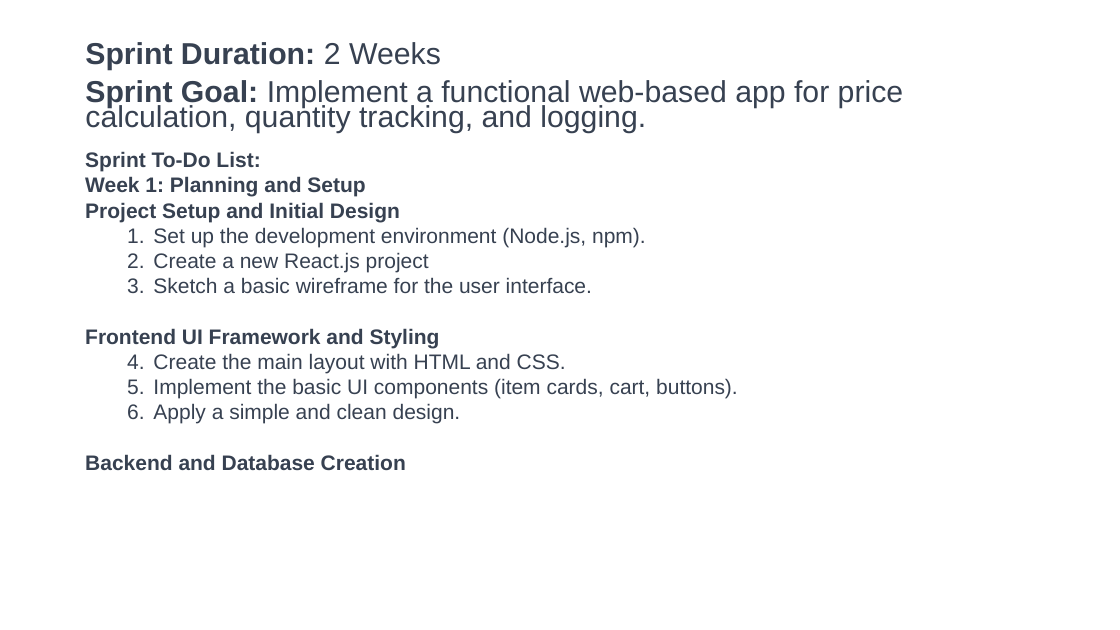
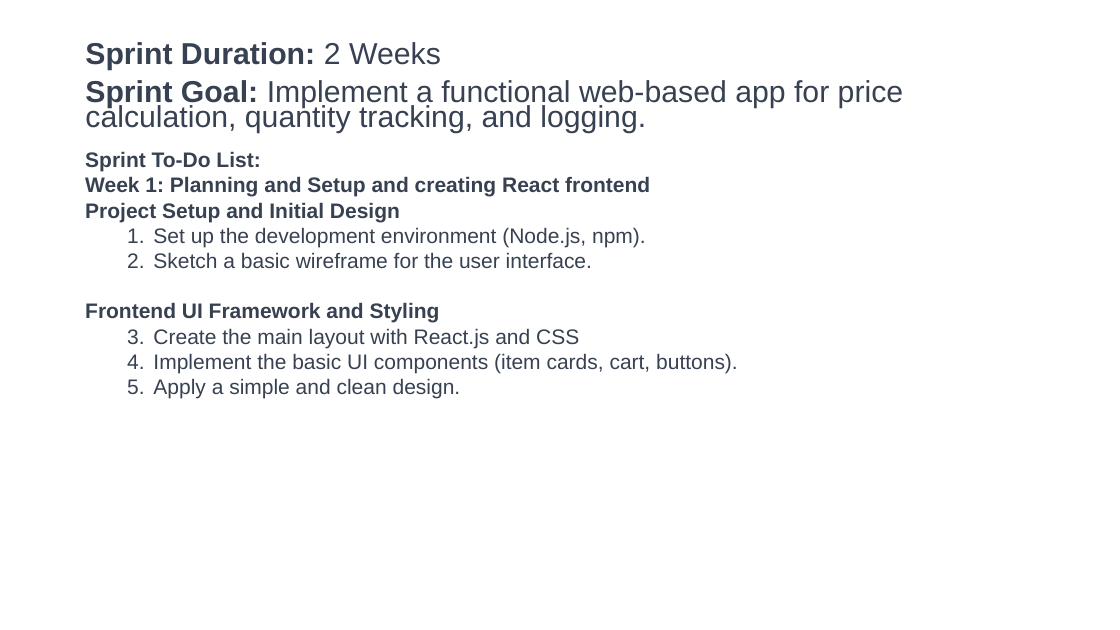
Before and after one commit to jonathanputra23/React-Store-Transactions, a slide deck: slide 4 of Presentation1.pptx. Drawn at 1120x630 pixels with LibreOffice and Linux fonts; fonts in the diff are those of the drawing. Boxes give left, top, right and bottom in pixels: in the first picture for what was removed or moved away, otherwise in the second. Text is boxed around its words. In the diff, an @@ line names an element or a change of style, - is before the commit and + after.

```diff
--- a/Presentation1.pptx
+++ b/Presentation1.pptx
@@ text at <box>85,176,650,197</box>: text changed @@
-Week 1: Planning and Setup
+Week 1: Planning and Setup and creating React frontend
@@ text at <box>153,252,429,272</box>: paragraph removed @@
-  2. Create a new React.js project
@@ text at <box>153,328,579,348</box>: text changed @@
-  1. Create the main layout with HTML and CSS.
+  1. Create the main layout with React.js and CSS
@@ text at <box>85,454,406,470</box>: paragraph removed @@
-Backend and Database Creation
```
Also in this commit, not shown: 1 slide added, 1 other file.
